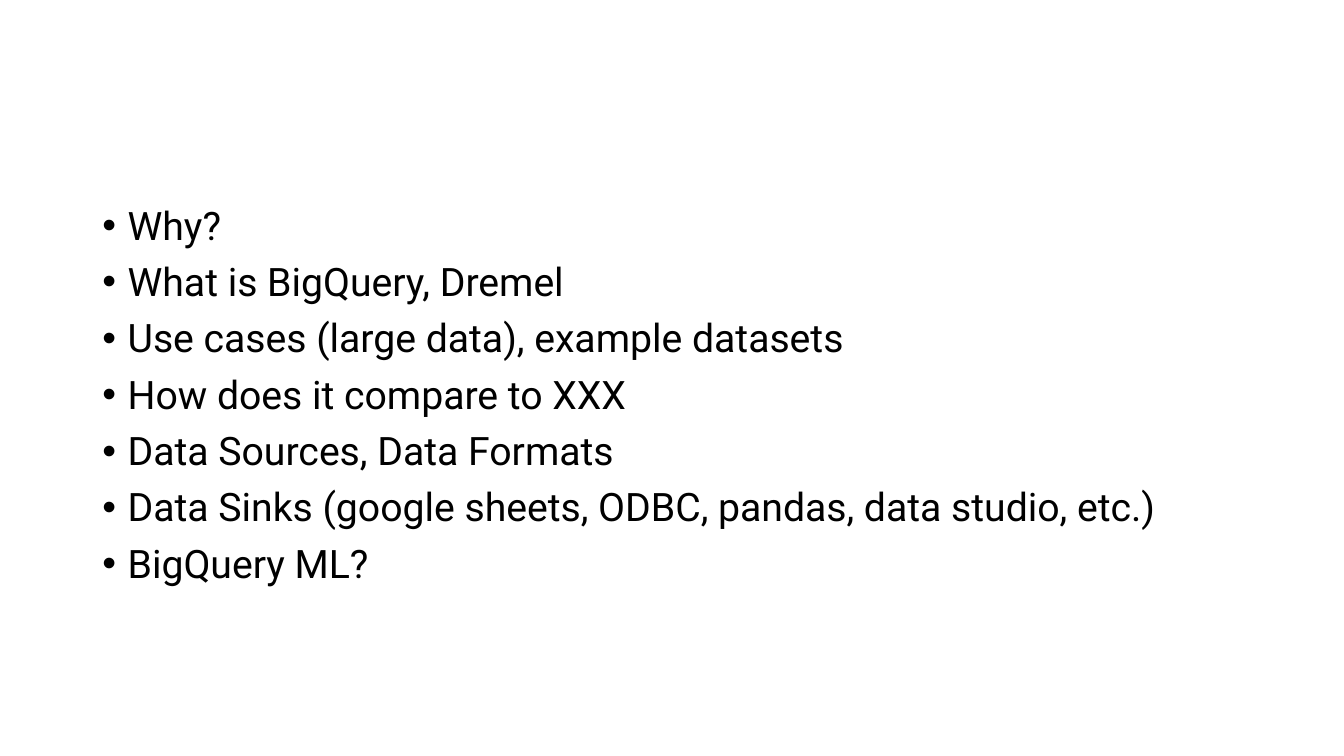
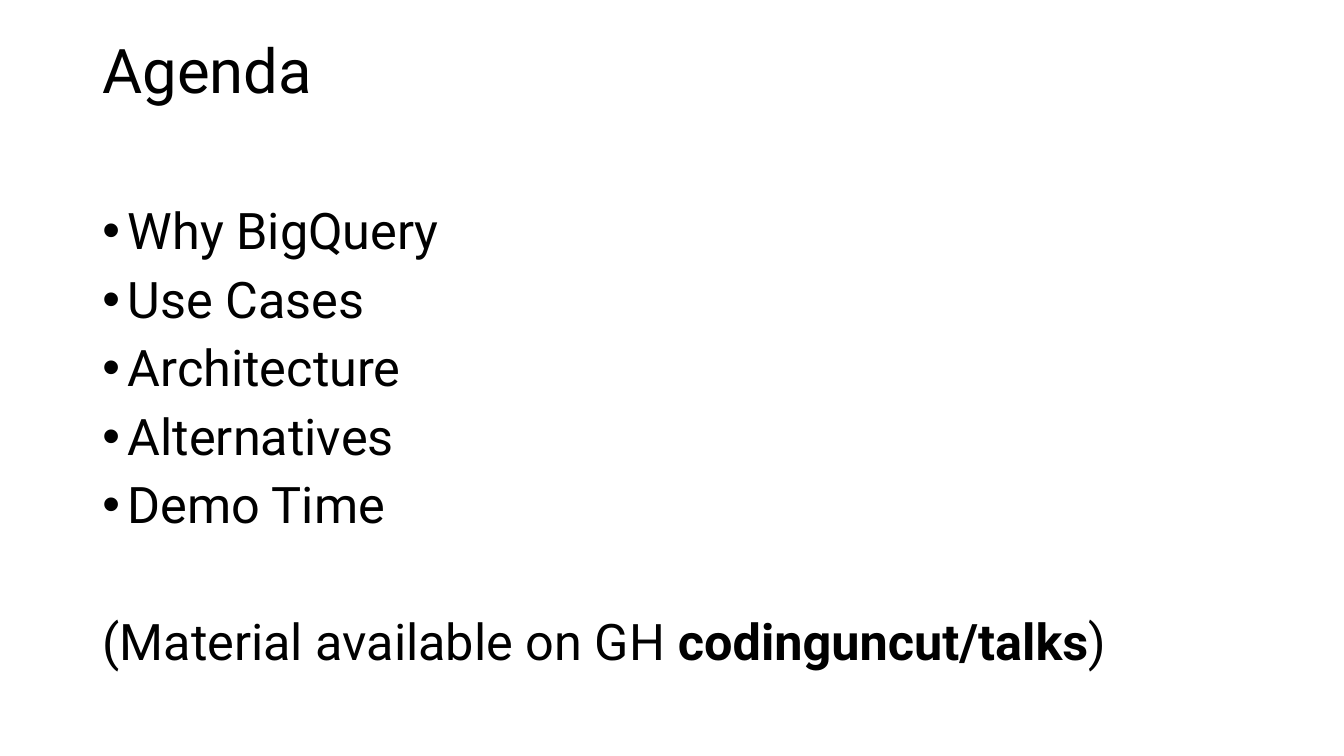
Before and after one commit to codinguncut/devfest-bigquery, a slide deck: slide 2 of 2019-11-28 - GDG Cork DevFest - Google BigQuery.pptx. Drawn at 1344x756 pixels with LibreOffice and Linux fonts; fonts in the diff are those of the drawing; background and template pictures are left out. Boxes give left, top, right and bottom in pixels: in the first picture for what was removed or moved away, otherwise in the second. Text is boxed around its words. In the diff, an @@ line names an element or a change of style, - is before the commit and + after.

```diff
--- a/2019-11-28 - GDG Cork DevFest - Google BigQuery.pptx
+++ b/2019-11-28 - GDG Cork DevFest - Google BigQuery.pptx
@@ title added at [102, 46, 311, 106], 44 pt, text #000000 @@
+Agenda
@@ text at [102, 211, 1106, 672]: text changed; size 28 to 36 pt @@
-• Why?
-• What is BigQuery, Dremel
-• Use cases (large data), example datasets
-• How does it compare to XXX
-• Data Sources, Data Formats
-• Data Sinks (google sheets, ODBC, pandas, data studio, etc.)
-• BigQuery ML?
+• Why BigQuery
+• Use Cases
+• Architecture
+• Alternatives
+• Demo Time
+(Material available on GH codinguncut/talks)
```
Also in this commit, not shown: 6 other slides changed, 1 slide added, 1 slide removed, 2 other files.
